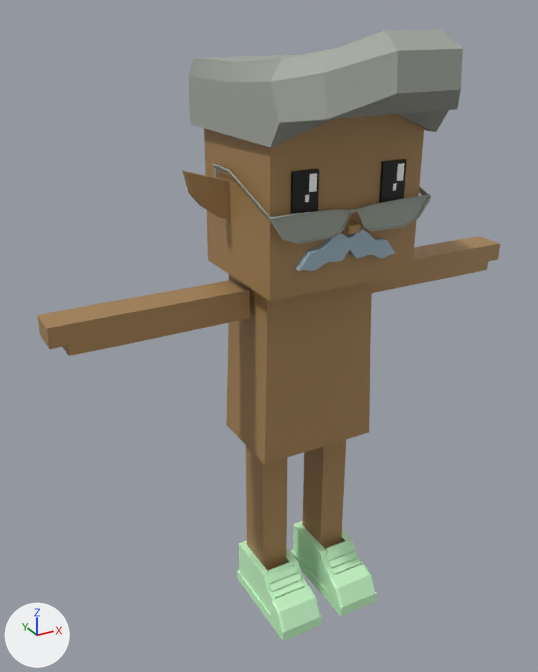
The FBX model mustachiorascals/fbx/7b49677b-b652-4a0f-a012-8a370f1123ec.fbx: old version first, new version second.
Camera for both pictures: a camera (50 mm lens) standing at (-0.0183, -0.0289, 0.0309) and looking at (-0.0023, 0.0002, 0.0164). Lighting does not change. The marker at lower left points along +X, +Y and +Z. Where no turn or scale is listed for an object, it has been applied to the vertices.

Names of what the first picture shows: 'e_4', 'ew_tiny_glasses', 'eye_4', 'f_canvas', 'h_pompadour', 'm_g', 'mustachio_arms', 'mustachio_body', 'mustachio_head', 'mustachio_legs'.
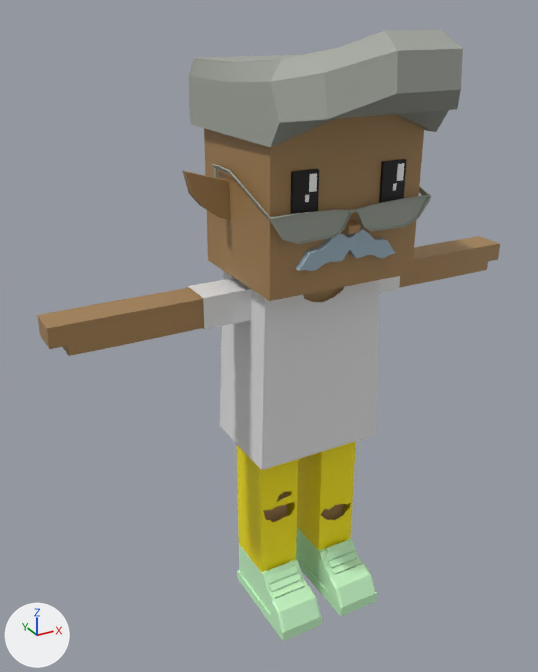
Boxes [x1, y1, x2, y2] around the edits, measured in the pictures (538 x 672 px):
'c_shirt_1', added: after [220, 270, 379, 470]
'c_rippedjeans', added (yellow): after [237, 441, 356, 572]
'c_shirt_2', added: after [187, 276, 400, 330]
'mustachio_body', unchanged, covered by the edit: before [226, 274, 372, 464]; after [303, 287, 344, 302]
'mustachio_legs', unchanged, covered by the edit: before [246, 440, 346, 572]; after [263, 492, 343, 523]

What changed in the scene script:
```text
Add mat_upper_garment_1:
    mat_upper_garment_1 = principled_material('upper_garment_1')
    mat_upper_garment_1.base_color = (0.8, 0.8, 0.8)  # white #e7e7e7
Add mat_lower_garment:
    mat_lower_garment = principled_material('lower_garment')
    mat_lower_garment.base_color = (1.0, 0.843, 0.0)  # yellow #ffed00
Add me_mesh_012:
    me_mesh_012.from_pydata(...)  # 24 vertices, 18 faces; spans x -0.00561..0.00561, y 0.00027..0.00209, z 0.01737..0.01893
    me_mesh_012.materials.append(mat_upper_garment_1)  # white #e7e7e7
Add me_mesh_011:
    me_mesh_011.from_pydata(...)  # 230 vertices, 212 faces; spans x -0.00349..0.00349, y -0.0013..0.00353, z 0.00994..0.01894
    me_mesh_011.materials.append(mat_upper_garment_1)  # white #e7e7e7
Add me_mesh_003_1:
    me_mesh_003_1.from_pydata(...)  # 277 vertices, 244 faces; spans x -0.00297..0.00299, y -0.00021..0.00257, z 0.0014..0.01069
    me_mesh_003_1.materials.append(mat_lower_garment)  # yellow #ffed00
Add ob_c_shirt_2:
    ob_c_shirt_2 = bpy.data.objects.new('c_shirt_2', me_mesh_012)
    ob_c_shirt_2.location = (0.0, 0.0, 0.0)
Add ob_c_shirt_1:
    ob_c_shirt_1 = bpy.data.objects.new('c_shirt_1', me_mesh_011)
    ob_c_shirt_1.location = (0.0, 0.0, 0.0)
Add ob_c_rippedjeans:
    ob_c_rippedjeans = bpy.data.objects.new('c_rippedjeans', me_mesh_003_1)
    ob_c_rippedjeans.location = (0.0, 0.0, 0.0)
```
